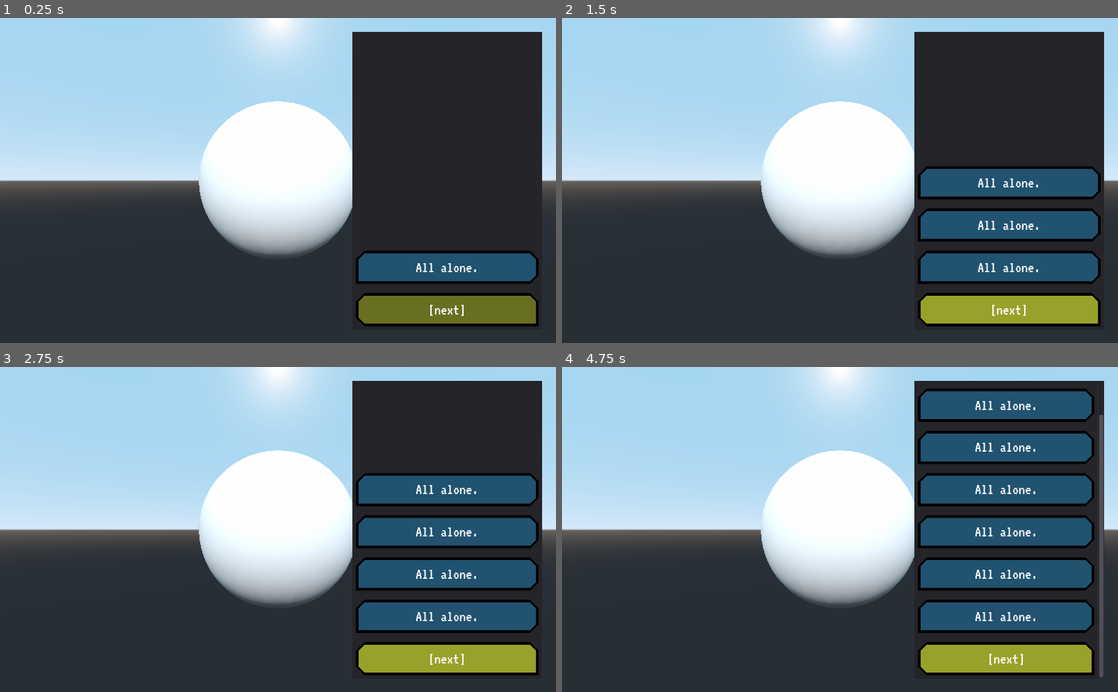
Above: before the commit, frames 1-4 (two rows, left to right).
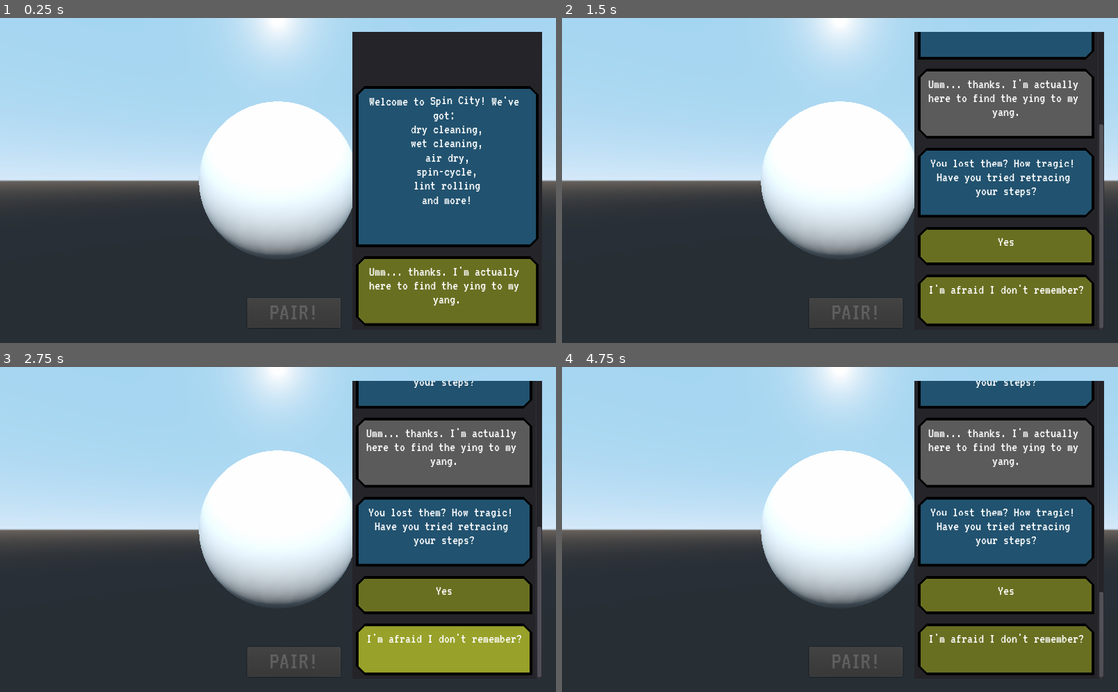
Above: after the commit, the same moments.

Repository: cgbeutler/GlobalGameJam2020
Game: Godot game, scene res://DatingSim/3dTest.tscn
Same seed, same stepped clock (60 frames per second), same inputs: the game is played once before the commit and once after it. This scene is started directly instead of the project's main scene.
Inputs (mouse positions are in pixels of both pictures, inside the frame that each line leads up to):
- Up to frame 1 (0.25 s): no input
- Up to frame 2 (1.5 s): click (1006, 268) at 0.52 s; click (1006, 226) at 1.27 s
- Up to frame 3 (2.75 s): click (444, 532) at 2.02 s
- Up to frame 4 (4.75 s): tap Enter at 2.75 s; drag from (1006, 490) to (895, 458) at 2.77 s; drag from (1006, 490) to (812, 594) at 3.52 s; tap Space at 4.25 s; move the mouse to (1006, 532) at 4.27 s; click (1006, 532) at 4.42 s

The runs differ from the first frame. In frame 1, 22% of the frame differs, in the area x 44-97%, y 20-96%; in frame 2, 25%, in the area x 44-98%, y 4-96%; in frame 3, 24%; in frame 4, 25%.

Commit message:
fixed some text issues

Diff:
--- a/DatingSim/DatingLog.tscn
+++ b/DatingSim/DatingLog.tscn
@@ -17,7 +17,7 @@
 font_data = ExtResource( 6 )
 
 [sub_resource type="DynamicFont" id=3]
-size = 30
+size = 26
 font_data = ExtResource( 6 )
 
 [node name="Control" type="PanelContainer"]
@@ -69,7 +69,10 @@
 light_mask = 2
 margin_right = 1010.0
 margin_bottom = 586.0
-rect_min_size = Vector2( 0, 30 )
+rect_min_size = Vector2( 0, 40 )
+rect_clip_content = false
+size_flags_horizontal = 3
+size_flags_vertical = 3
 custom_fonts/normal_font = SubResource( 3 )
 bbcode_enabled = true
 bbcode_text = "[wave][center]WOWSERS![/center][/wave]"
--- a/DatingSim/LogItem.gd
+++ b/DatingSim/LogItem.gd
@@ -36,6 +36,8 @@
 	$MarginContainer.set("custom_constants/margin_top", margin_value)
 	$MarginContainer/Label.text = logText
 	$MarginContainer/OLabel.bbcode_text = "[center]" + logText + "[/center]"
+	#$MarginContainer/OLabel.rect_min_size = Vector2()
+
 	emit_signal("styleButton",type)
 
 
--- a/DatingSim/MainContainer.gd
+++ b/DatingSim/MainContainer.gd
@@ -9,3 +9,19 @@
 
 func _on_VBoxContainer_triggered(message):
 	print("triggered " + message)
+	if (message == "pair on"):
+		$Button.disabled = false
+	pass # Replace with function body.
+
+func _on_Control_trigger(eventName):
+	print("PAIRED")
+	if (eventName == "pair on"):
+		$Button.disabled = false
+	pass # Replace with function body.
+
+
+# VICTORY!!!
+func _on_Button_pressed():
+	print("WINNNN!")
+	get_tree().change_scene("res://YouWin.tscn")
+	pass # Replace with function body.
--- a/DatingSim/MainContainer.tscn
+++ b/DatingSim/MainContainer.tscn
@@ -1,7 +1,14 @@
-[gd_scene load_steps=3 format=2]
+[gd_scene load_steps=7 format=2]
 
 [ext_resource path="res://DatingSim/MainContainer.gd" type="Script" id=1]
 [ext_resource path="res://DatingSim/VBoxScrollBottom.gd" type="Script" id=2]
+[ext_resource path="res://DatingSim/VT323-Regular.ttf" type="DynamicFontData" id=3]
+[ext_resource path="res://DatingSim/style_log_choice.tres" type="StyleBox" id=4]
+[ext_resource path="res://DatingSim/style_log_choice_hovered.tres" type="StyleBox" id=5]
+
+[sub_resource type="DynamicFont" id=1]
+size = 45
+font_data = ExtResource( 3 )
 
 [node name="Control" type="Control"]
 anchor_right = 1.0
@@ -10,6 +17,7 @@
 __meta__ = {
 "_edit_use_anchors_": false
 }
+json_file = "res://DatingSim/spin_city.json"
 
 [node name="MarginContainer" type="MarginContainer" parent="."]
 anchor_left = 1.0
@@ -55,5 +63,26 @@
 size_flags_vertical = 11
 alignment = 2
 script = ExtResource( 2 )
+
+[node name="Button" type="Button" parent="."]
+anchor_left = 1.0
+anchor_top = 1.0
+anchor_right = 1.0
+anchor_bottom = 1.0
+margin_left = -568.753
+margin_top = -83.4319
+margin_right = -396.753
+margin_bottom = -28.4319
+focus_mode = 0
+custom_styles/hover = ExtResource( 5 )
+custom_styles/normal = ExtResource( 4 )
+custom_fonts/font = SubResource( 1 )
+disabled = true
+text = "  PAIR!  "
+__meta__ = {
+"_edit_use_anchors_": false
+}
+[connection signal="trigger" from="." to="." method="_on_Control_trigger"]
 [connection signal="choiceMade" from="MarginContainer/Control/Panel/ScrollContainer/VBoxContainer" to="MarginContainer/Control/Panel/ScrollContainer/VBoxContainer" method="_on_VBoxContainer_choiceMade"]
 [connection signal="triggered" from="MarginContainer/Control/Panel/ScrollContainer/VBoxContainer" to="." method="_on_VBoxContainer_triggered"]
+[connection signal="pressed" from="Button" to="." method="_on_Button_pressed"]
--- a/DatingSim/dating_tree.json
+++ b/DatingSim/dating_tree.json
@@ -18,7 +18,7 @@
    "response": "Where in the world could they be?",
    "nextChoices":[
       {
-         "choice":"[wave]Spin City (Laundromat)[/wave]",
+         "choice":"[rainbow][wave]Spin City (Laundromat)[/wave][/rainbow]",
          "response":"Choice 1 is great!",
          "nextChoices":[
             {
@@ -52,7 +52,7 @@
       ]
       },
          {
-            "choice":"The dark side of the bed",
+            "choice":" [shake level=8] The dark side of the bed [/shake]",
             "response":"base choice from json",
             "nextChoices":[
                {
--- a/DatingSim/spin_city.json
+++ b/DatingSim/spin_city.json
@@ -1,5 +1,5 @@
 {
-   "response":"Welcome to Spin City! We've got dry cleaning, wet cleaning, air dry, spin-cycle,  lint rolling and more!",
+   "response":"Welcome to [wave]Spin City![/wave] We've got: \ndry cleaning,\nwet cleaning,\nair dry,\nspin-cycle,\n lint rolling \nand more!",
    "nextChoices":[
    {
    "choice": "Umm... thanks. I'm actually here to find the ying to my yang.",
@@ -7,11 +7,38 @@
    "nextChoices":[
    {
       "choice": "Yes",
-      "response": "You lost them? How tragic! Have you tried retracing your steps?",
+      "response": "You lost them? How tragic!\nHave you tried retracing your steps?",
       "nextChoices":[
-      {
+         {
+            "choice":"I was hoping there were socks here?",
+            "response":"Oh yes! Between you and me...",
+            "nextChoices":[
+               {
+                  "choice":"[next]",
+                  "response":"... there's some pretty fine-looking garments\ndown at the [tornado]Whirl Pool[/tornado].\n Unless you want to get \n[color=red]hot and heated[/color]?",
+                  "nextChoices":[
 
-      }]
+                     {
+                        "choice":"Thanks! I'll go check out the Whirl Pool",
+                        "response":"Whirlpool it is!",
+                        "trigger_scene":"WHIRLPOOL DEST HERE"
+                     },
+                     {
+                        "choice":"I want to get hot",
+                        "response":"I saw a nice Wool one at dryer 3.\nMaybe she's the right one for you!",
+                        "trigger":"pair on",
+                        "nextChoices":[
+                           {
+                              "choice":"thanks! (leave)",
+                           "trigger_scene":"WHIRLPOOL DEST HERE"
+                           }
+                        ]
+                     }
+                  ]
+               }
+            ]
+         }
+      ]
    },{
       "choice": "I'm afraid I don't remember?",
       "response": "Sounds like you have few threads loose.",
